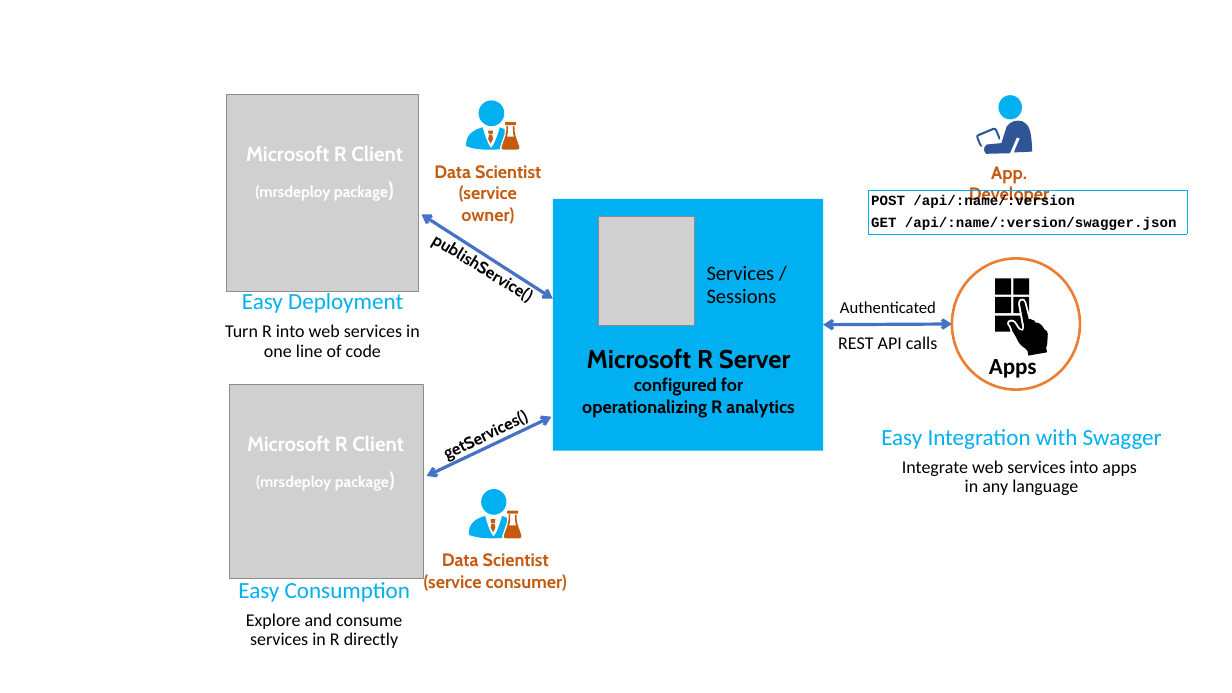
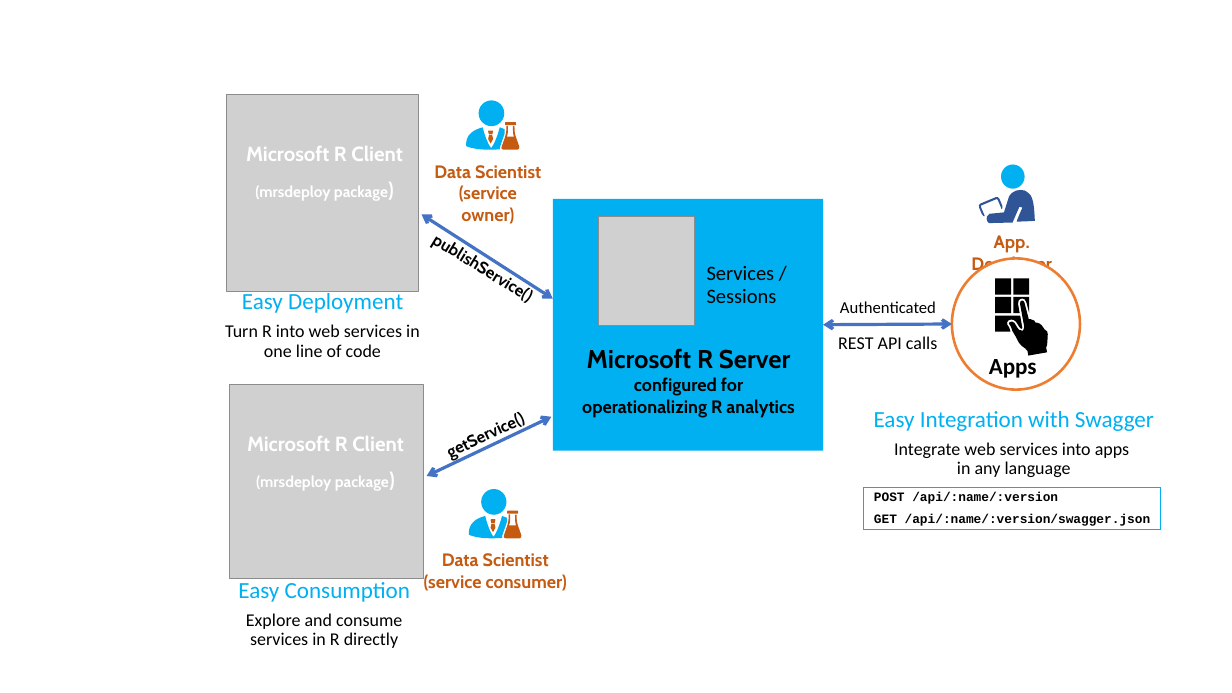
Before and after one commit to MicrosoftDocs/machine-learning-server-docs, a slide deck: slide 6 of microsoft-r/media/o16n/about-o16n.pptx. Drawn at 1232x693 pixels with LibreOffice and Linux fonts; fonts in the diff are those of the drawing; grey boxes stand for pictures. Boxes give left, top, right and bottom in pixels: in the first picture for what was removed or moved away, otherwise in the second. Text is boxed around its words. In the diff, an @@ line names an element or a change of style, - is before the commit and + after.

```diff
--- a/microsoft-r/media/o16n/about-o16n.pptx
+++ b/microsoft-r/media/o16n/about-o16n.pptx
@@ ellipse: place and size @@
-ellipse at bbox=[999, 95, 1023, 119]
+ellipse at bbox=[1001, 165, 1025, 189]
@@ 2 freeform shapes, 1 text: place and size @@
-2 freeform shapes, 1 text at bbox=[969, 121, 1050, 205]
+2 freeform shapes, 1 text at bbox=[971, 190, 1052, 275]
@@ text at bbox=[417, 395, 555, 477]: text changed @@
-getServices()
+getService()
@@ text "Easy Integration with Swagger": place and size @@
-text "Easy Integration with Swagger" at bbox=[881, 429, 1162, 495]
+text "Easy Integration with Swagger" at bbox=[874, 411, 1154, 477]
@@ rectangle "POST /api/:name/:version": place and size @@
-rectangle "POST /api/:name/:version" at bbox=[869, 190, 1188, 235]
+rectangle "POST /api/:name/:version" at bbox=[864, 488, 1161, 530]
@@ rectangle "POST /api/:name/:version" at bbox=[864, 488, 1161, 530]: size 11 to 10 pt @@
```
Also in this commit, not shown: 1 other slide changed, 10 other files.
